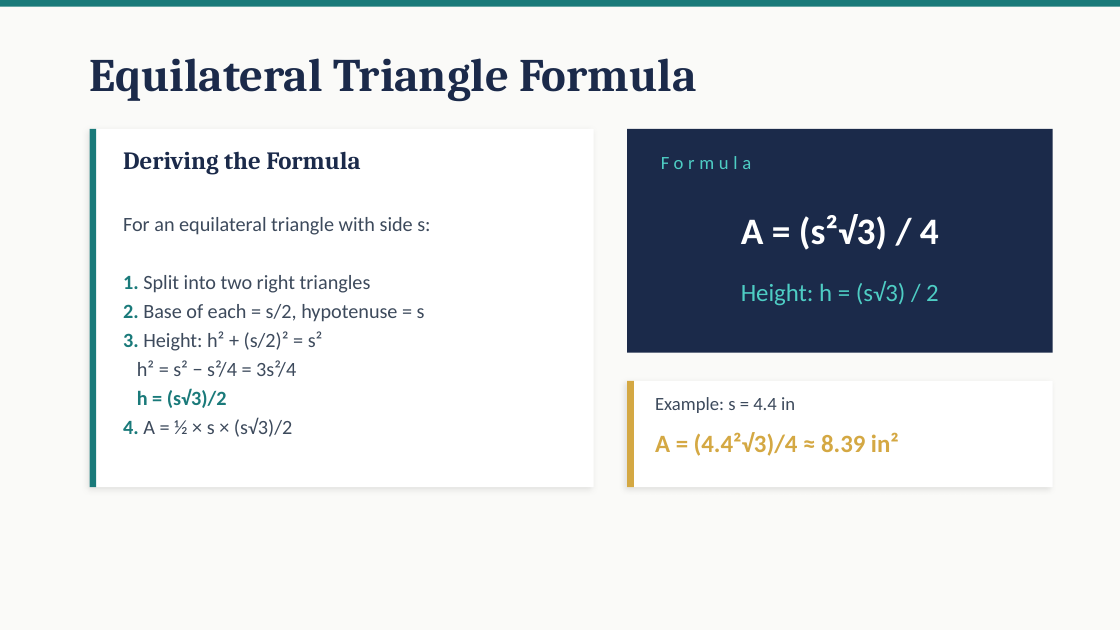
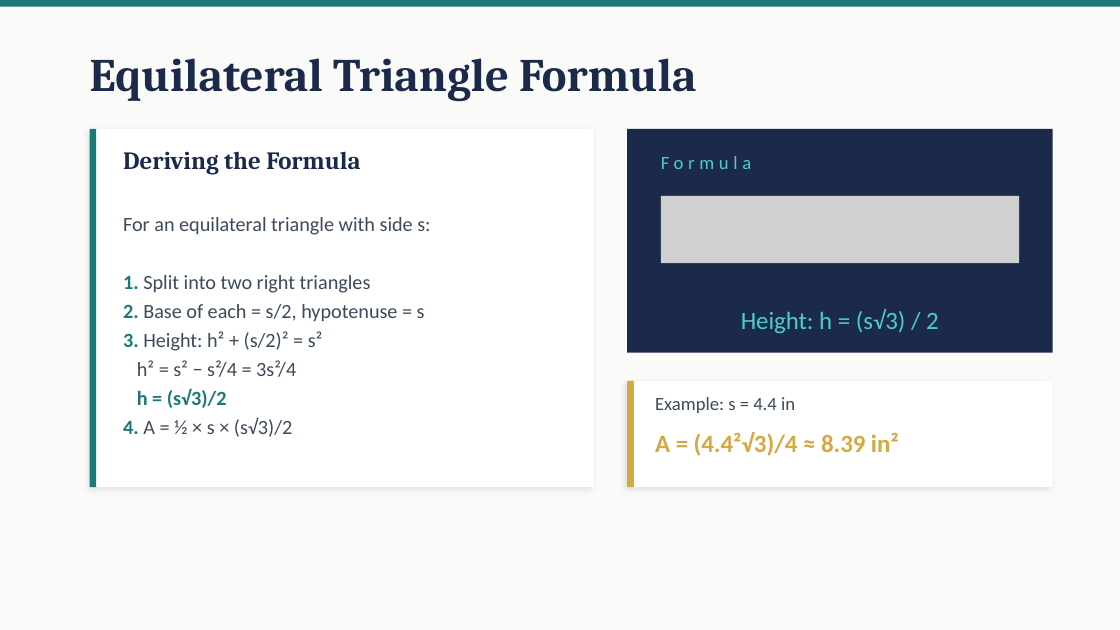
Before and after one commit to andrewhvolk/andrewhvolk.github.io, a slide deck: slide 35 of slides/Math130Unit2C.pptx. Drawn at 1120x630 pixels with LibreOffice and Linux fonts; fonts in the diff are those of the drawing; grey boxes stand for pictures. Boxes give left, top, right and bottom in pixels: in the first picture for what was removed or moved away, otherwise in the second. Text is boxed around its words. In the diff, an @@ line names an element or a change of style, - is before the commit and + after.

```diff
--- a/slides/Math130Unit2C.pptx
+++ b/slides/Math130Unit2C.pptx
@@ picture added at [661,196,1019,263] @@
@@ text removed at [741,214,939,250] @@
-A = (s²√3) / 4
@@ text "Height: h = (s√3) / ...": place and size @@
-text "Height: h = (s√3) / ..." at [741,281,939,306]
+text "Height: h = (s√3) / ..." at [741,309,939,334]
```
Also in this commit, not shown: 8 other slides changed.
